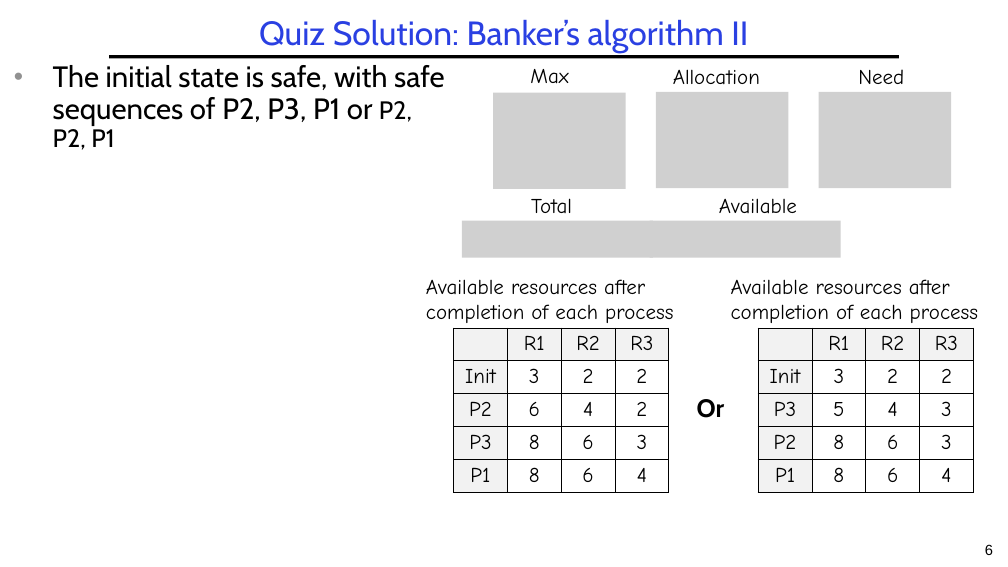
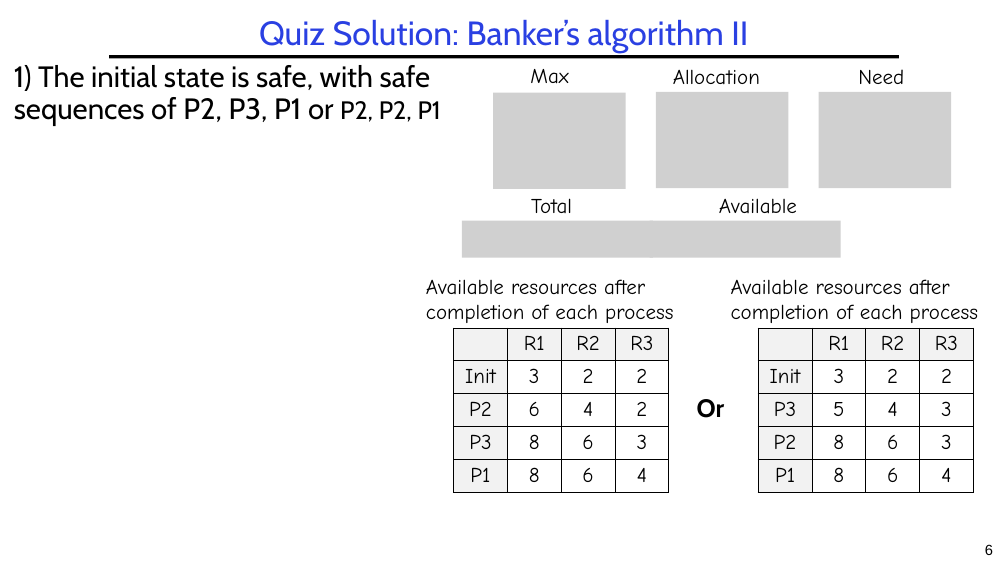
Before and after one commit to guhofstra/CSC256Fa25, a slide deck: slide 6 of PPTs/L4-Exercises ANS.pptx. Drawn at 1008x567 pixels with LibreOffice and Linux fonts; fonts in the diff are those of the drawing; grey boxes stand for pictures. Boxes give left, top, right and bottom in pixels: in the first picture for what was removed or moved away, otherwise in the second. Text is boxed around its words. In the diff, an @@ line names an element or a change of style, - is before the commit and + after.

```diff
--- a/PPTs/L4-Exercises ANS.pptx
+++ b/PPTs/L4-Exercises ANS.pptx
@@ text at (14,65,441,126): text changed @@
-• The initial state is safe, with safe sequences of P2, P3, P1 or P2, P2, P1
+1) The initial state is safe, with safe sequences of P2, P3, P1 or P2, P2, P1
```
Also in this commit, not shown: 6 other slides changed, 11 slides added, 11 other files.
